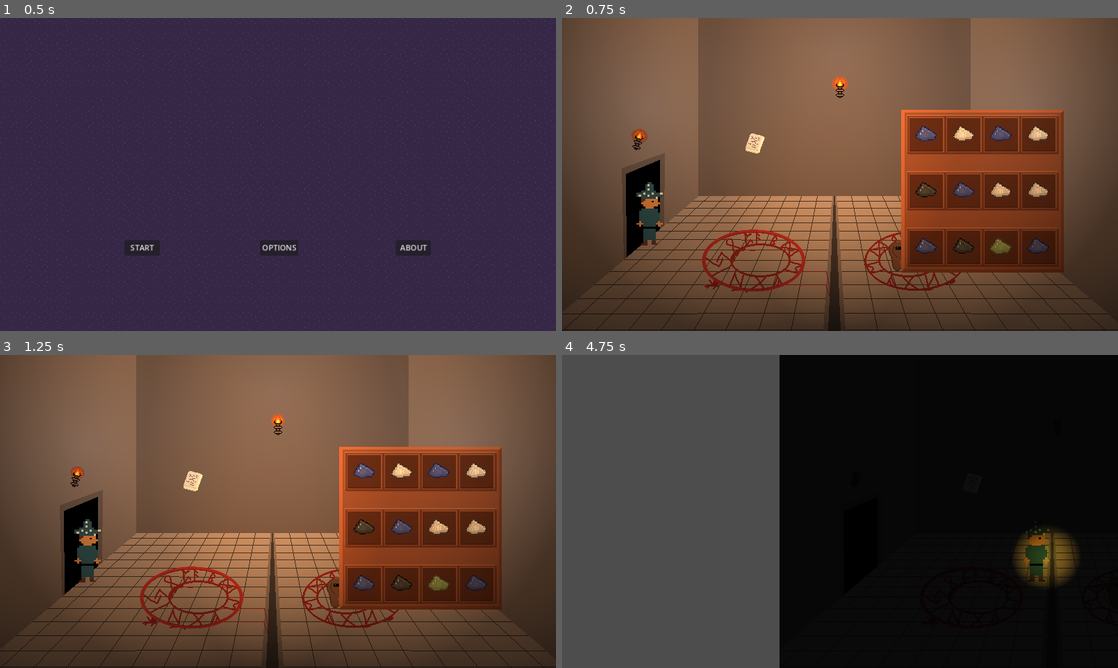
Above: before the commit, frames 1-4 (two rows, left to right).
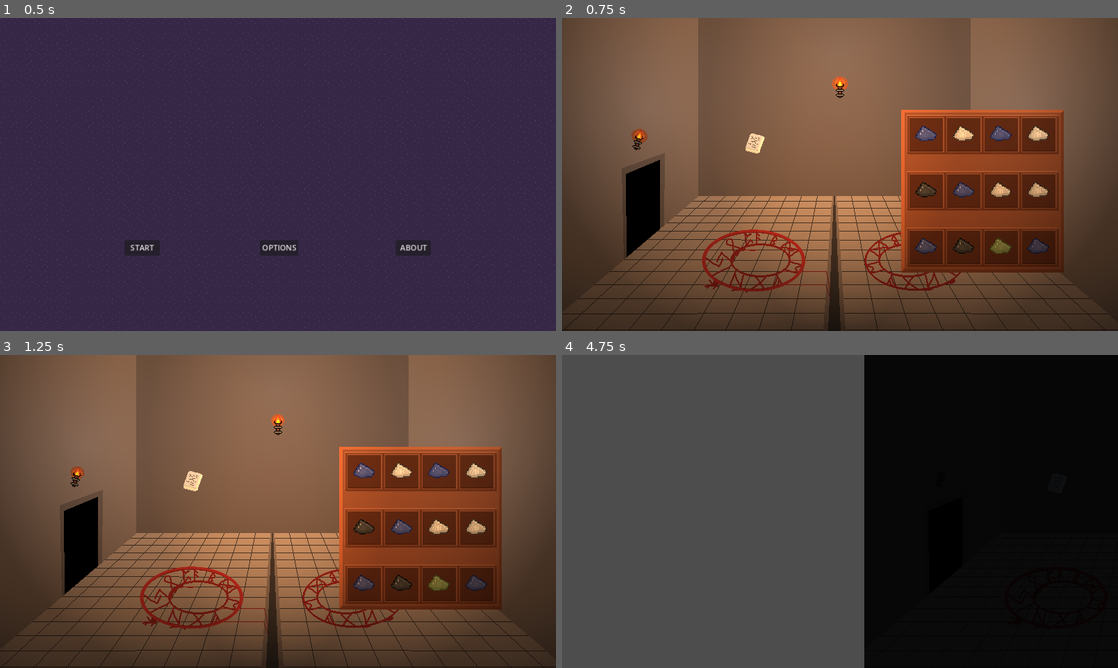
Above: after the commit, the same moments.

Repository: lewis785/ludum-dare-55
Game: Godot game, scene res://scenes/levels/main_menu.tscn
Two runs of this game, one before a commit and one after it. Both use one fixed random seed, a clock stepped at 60 frames per second and the inputs below.
Inputs (mouse positions are in pixels of both pictures, inside the frame that each line leads up to):
- Up to frame 1 (0.5 s): no input
- Up to frame 2 (0.75 s): click "START" at 0.5 s
- Up to frame 3 (1.25 s): no input
- Up to frame 4 (4.75 s): click (756, 480) at 1.25 s; click (756, 483) at 2 s; click (756, 489) at 2.75 s; tap Enter at 3.5 s; drag from (928, 473) to (840, 511) at 3.52 s; drag from (728, 527) to (1112, 599) at 4.27 s

Frame 1 is identical in both runs. In frame 2, 0.7% of the frame differs, in the area x 13-61%, y 52-81%; in frame 3, 0.7%; in frame 4, 17%, in the area x 39-93%, y 0-100%.

Commit message:
Fixed wizard bugs - he is done!

Diff:
--- a/scenes/components/character/character.tscn
+++ b/scenes/components/character/character.tscn
@@ -1,8 +1,7 @@
-[gd_scene load_steps=12 format=3 uid="uid://b6n5qd7skmkpc"]
+[gd_scene load_steps=11 format=3 uid="uid://b6n5qd7skmkpc"]
 
 [ext_resource type="Script" path="res://scenes/components/character/character.gd" id="1_fbwr6"]
 [ext_resource type="PackedScene" uid="uid://cxs88h1qteno5" path="res://scenes/components/character/attributes_component.tscn" id="2_e7yeo"]
-[ext_resource type="Script" path="res://scenes/components/character/attributes_component.gd" id="3_du7sq"]
 [ext_resource type="PackedScene" uid="uid://wx7qik0tnnxf" path="res://scenes/components/character/health_component.tscn" id="3_ixrst"]
 [ext_resource type="PackedScene" uid="uid://crlxihydew4my" path="res://scenes/components/character/attack_component.tscn" id="4_6vune"]
 [ext_resource type="Texture2D" uid="uid://duo5ytolcyetd" path="res://assets/characters/monster_temp_sheet.png" id="6_obl8s"]
@@ -52,7 +51,6 @@
 script = ExtResource("1_fbwr6")
 
 [node name="AttributesComponent" parent="." instance=ExtResource("2_e7yeo")]
-script = ExtResource("3_du7sq")
 
 [node name="HealthComponent" parent="." node_paths=PackedStringArray("attributes") instance=ExtResource("3_ixrst")]
 attributes = NodePath("../AttributesComponent")
@@ -65,5 +63,3 @@
 texture_filter = 1
 sprite_frames = SubResource("SpriteFrames_tr127")
 animation = &"summon"
-
-[connection signal="damaged" from="HealthComponent" to="." method="_on_health_component_damaged"]
--- a/scenes/levels/main_menu.tscn
+++ b/scenes/levels/main_menu.tscn
@@ -1,7 +1,8 @@
-[gd_scene load_steps=3 format=3 uid="uid://dq7tt8ts4orc8"]
+[gd_scene load_steps=4 format=3 uid="uid://dq7tt8ts4orc8"]
 
 [ext_resource type="Script" path="res://scenes/levels/main_menu.gd" id="1_3vlcw"]
 [ext_resource type="Texture2D" uid="uid://bqc7gro62qhdq" path="res://assets/backgrounds/background_1.png" id="1_txxjm"]
+[ext_resource type="AudioStream" uid="uid://der031n1a0ltg" path="res://assets/sounds/Room_v1.mp3" id="3_uv5mr"]
 
 [node name="MainMenu" type="Node2D"]
 script = ExtResource("1_3vlcw")
@@ -59,4 +60,8 @@
 text = "ABOUT
 "
 
+[node name="AudioStreamPlayer2D" type="AudioStreamPlayer2D" parent="."]
+stream = ExtResource("3_uv5mr")
+autoplay = true
+
 [connection signal="pressed" from="Node/StartButton" to="." method="_on_start_button_pressed"]
--- /dev/null
+++ b/scenes/levels/room.gd
@@ -0,0 +1,12 @@
+extends TextureRect
+
+
+
+# Called when the node enters the scene tree for the first time.
+func _ready():
+	pass
+
+
+# Called every frame. 'delta' is the elapsed time since the previous frame.
+func _process(delta):
+	pass
--- a/scenes/levels/room.tscn
+++ b/scenes/levels/room.tscn
@@ -1,12 +1,13 @@
-[gd_scene load_steps=9 format=3 uid="uid://culpis2kpkslw"]
+[gd_scene load_steps=10 format=3 uid="uid://culpis2kpkslw"]
 
 [ext_resource type="Texture2D" uid="uid://crs8kox2y0gj7" path="res://assets/backgrounds/room_temp.png" id="1_son88"]
+[ext_resource type="Texture2D" uid="uid://dgy147eiw5ac" path="res://assets/characters/wizard2.png" id="2_7aegj"]
 [ext_resource type="PackedScene" uid="uid://f7pi0x6o1uvq" path="res://scenes/background_tools/snap_point.tscn" id="2_n8nla"]
+[ext_resource type="Script" path="res://scenes/levels/room.gd" id="2_ymrdj"]
 [ext_resource type="PackedScene" uid="uid://c30y088bbp04r" path="res://scenes/props/torch.tscn" id="3_7h2qe"]
-[ext_resource type="Texture2D" uid="uid://yyllu6flx31c" path="res://assets/characters/Wizard.png" id="4_lhqse"]
 [ext_resource type="Texture2D" uid="uid://5dvrr1mxcbia" path="res://scenes/props/wizard_torch.tres" id="5_1bhml"]
 [ext_resource type="PackedScene" uid="uid://df7kvudh0t7fu" path="res://scenes/ui/summon_screen.tscn" id="5_mi5o7"]
-[ext_resource type="PackedScene" uid="uid://b6n5qd7skmkpc" path="res://scenes/components/character/character.tscn" id="7_gykpj"]
+[ext_resource type="AudioStream" uid="uid://der031n1a0ltg" path="res://assets/sounds/Room_v1.mp3" id="7_shcfj"]
 
 [sub_resource type="Curve2D" id="Curve2D_8xhqc"]
 _data = {
@@ -28,6 +29,32 @@
 grow_vertical = 2
 texture = ExtResource("1_son88")
 stretch_mode = 1
+script = ExtResource("2_ymrdj")
+
+[node name="Node2D" type="Node2D" parent="."]
+
+[node name="Path2D" type="Path2D" parent="Node2D"]
+curve = SubResource("Curve2D_8xhqc")
+
+[node name="PathFollow2D" type="PathFollow2D" parent="Node2D/Path2D"]
+position = Vector2(126, 277)
+rotation = -0.00185529
+
+[node name="Wizard" type="Sprite2D" parent="Node2D/Path2D/PathFollow2D"]
+visible = false
+z_index = 2
+texture_filter = 1
+position = Vector2(-11.5685, -18.1394)
+scale = Vector2(0.919349, 0.780235)
+texture = ExtResource("2_7aegj")
+
+[node name="PointLight2D" type="PointLight2D" parent="Node2D/Path2D/PathFollow2D/Wizard"]
+z_index = 3
+position = Vector2(4.51565, 5.51432)
+enabled = false
+color = Color(0.956863, 0.87451, 0.247059, 1)
+energy = 16.0
+texture = ExtResource("5_1bhml")
 
 [node name="SnapPoint0" parent="." instance=ExtResource("2_n8nla")]
 position = Vector2(399, 225)
@@ -43,31 +70,7 @@
 position = Vector2(675, 175)
 rotation = -0.261799
 
-[node name="Node2D" type="Node2D" parent="."]
-
-[node name="Path2D" type="Path2D" parent="Node2D"]
-curve = SubResource("Curve2D_8xhqc")
-
-[node name="PathFollow2D" type="PathFollow2D" parent="Node2D/Path2D"]
-position = Vector2(126, 277)
-rotation = -0.00185529
-
-[node name="Wizard" type="Sprite2D" parent="Node2D/Path2D/PathFollow2D"]
-texture_filter = 1
-position = Vector2(-0.00557709, 2.99997)
-scale = Vector2(3.09375, 2.90625)
-texture = ExtResource("4_lhqse")
-
-[node name="PointLight2D" type="PointLight2D" parent="Node2D/Path2D/PathFollow2D/Wizard"]
-position = Vector2(4.51565, 5.51432)
-enabled = false
-color = Color(0.956863, 0.87451, 0.247059, 1)
-energy = 13.36
-texture = ExtResource("5_1bhml")
-
 [node name="Summon-screen" parent="." instance=ExtResource("5_mi5o7")]
 
-[node name="Enemy" parent="." groups=["enemy"] instance=ExtResource("7_gykpj")]
-position = Vector2(493, 340)
-
-[editable path="Summon-screen"]
+[node name="AudioStreamPlayer2D" type="AudioStreamPlayer2D" parent="."]
+stream = ExtResource("7_shcfj")
--- a/scenes/levels/sliding_window.gd
+++ b/scenes/levels/sliding_window.gd
@@ -25,8 +25,10 @@
 func _ready():
 	_createNextRoom(0)
 
+
 func _input(_event):
-	if(Input.is_key_pressed(KEY_ENTER)):	#UPDATE WHEN BATTLE ENDS
+	if(Input.is_key_pressed(KEY_ENTER)):	#UPDATE WHEN BATTLE ENDSS
+		roomInstance1.find_child("AudioStreamPlayer2D").stop()	#Make sure to call this when battle starts!!!
 		target+=1
 
 func _process(delta):
@@ -36,15 +38,12 @@
 	_createNextRoom(target)
 	if(enableWizard == 1):
 		roomInstance1.find_child("Node2D").find_child("Path2D").find_child("PathFollow2D").progress+= wizardSpeed*delta
-		print(wizardSpeed*delta)
 	if(enableWizard == 2):
 		roomInstance2.find_child("Node2D").find_child("Path2D").find_child("PathFollow2D").progress+= wizardSpeed*delta
-		print(wizardSpeed*delta)
 
 func _createNextRoom(nextRoom):
 	var roomInstance = roomInstance1 if nextRoom % 2 == 0 else roomInstance2
 	var notRoomInstance = roomInstance2 if nextRoom % 2 == 0 else roomInstance1
-
 	if (nextRoom % 2 == 0):
 		flag = 2
 	else:
@@ -70,7 +69,7 @@
 
 			enableWizard = flag
 			notRoomInstance.find_child("Node2D").find_child("Path2D").find_child("PathFollow2D").find_child("Wizard").find_child("PointLight2D").set_enabled(true)
-
+			notRoomInstance.find_child("Node2D").find_child("Path2D").find_child("PathFollow2D").find_child("Wizard").visible = true
 
 		target_coordinates = Vector2(400+(800*nextRoom), 225)
 		if(target_coordinates == camera_coordinates):
@@ -78,10 +77,13 @@
 			if((tempPleaseLewisDontHateMe > 2) and (target_coordinates == camera_coordinates) and igniteSoundPlayed == 0):
 				enableWizard = 0
 				notRoomInstance.find_child("Node2D").find_child("Path2D").find_child("PathFollow2D").find_child("Wizard").find_child("PointLight2D").set_enabled(false)
-
+				notRoomInstance.find_child("Node2D").find_child("Path2D").find_child("PathFollow2D").find_child("Wizard").visible = false
+				roomInstance1.find_child("Node2D").find_child("Path2D").find_child("PathFollow2D").progress = 0
+				roomInstance2.find_child("Node2D").find_child("Path2D").find_child("PathFollow2D").progress = 0
 				roomInstance.find_child("Torch0").find_child("Ignite").play()
 				_setTorchesBrightness(roomInstance, 10.0)
 				tempPleaseLewisDontHateMe = 0
+				roomInstance1.find_child("AudioStreamPlayer2D").play()
 				igniteSoundPlayed = 1
 
 func _setTorchesBrightness(instance: Node, brightness):
--- a/scenes/levels/sliding_window.tscn
+++ b/scenes/levels/sliding_window.tscn
@@ -9,9 +9,9 @@
 self_modulate = Color(0.337255, 0.337255, 0.337255, 1)
 material = ExtResource("1_e44qa")
 script = ExtResource("1_6pdol")
-cameraSpeed = 400
+cameraSpeed = 300
 lives = 3
-wizardSpeed = 200
+wizardSpeed = 300
 
 [node name="Camera2D" type="Camera2D" parent="."]
 position = Vector2(400, 225)
--- a/scenes/props/wizard_torch.tres
+++ b/scenes/props/wizard_torch.tres
@@ -6,8 +6,8 @@
 
 [resource]
 gradient = SubResource("Gradient_5sqro")
-width = 36
-height = 36
+width = 200
+height = 200
 fill = 1
 fill_from = Vector2(0.5, 0.45)
 fill_to = Vector2(0.1, 0.2)
Binary file added: assets/characters/wizard2.png
Not shown, added: assets/characters/wizard2.png.import
Not shown, added: assets/sounds/Room_v1.mp3.import
Not shown, added: assets/sounds/Room_v1.mp3
